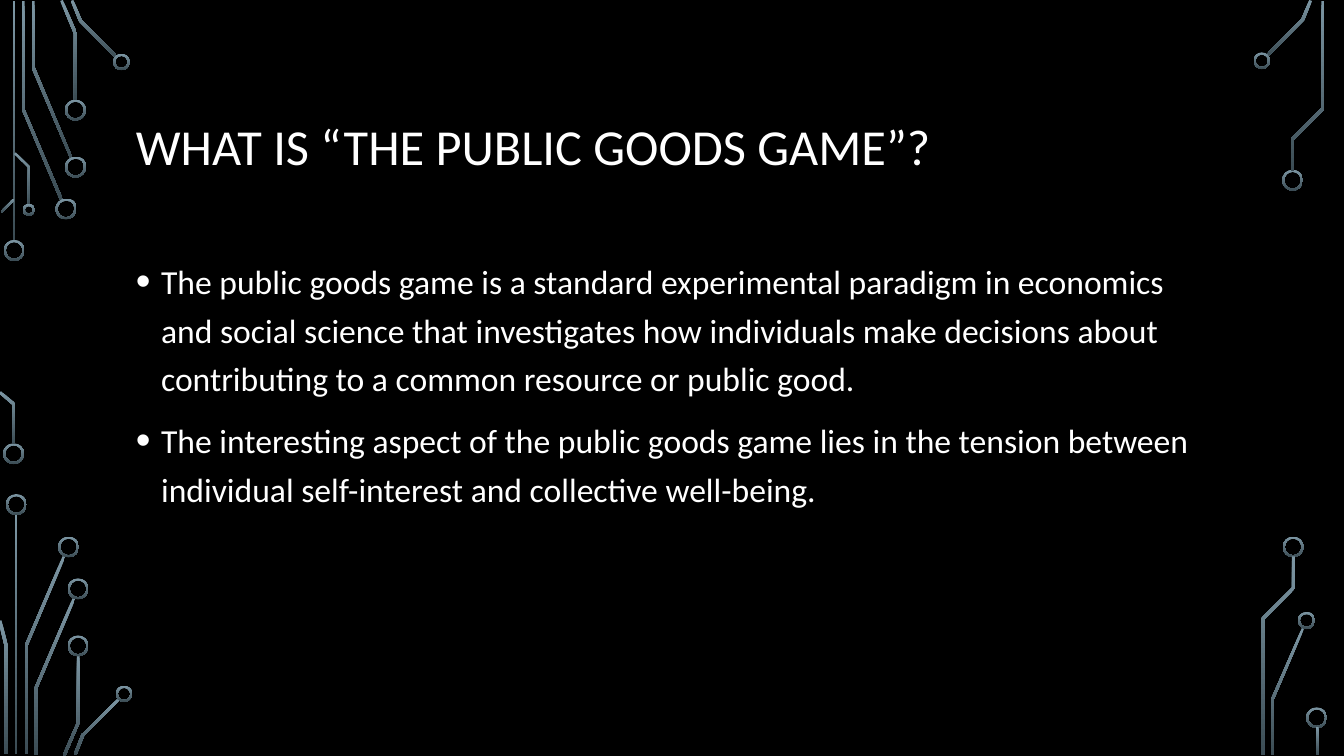
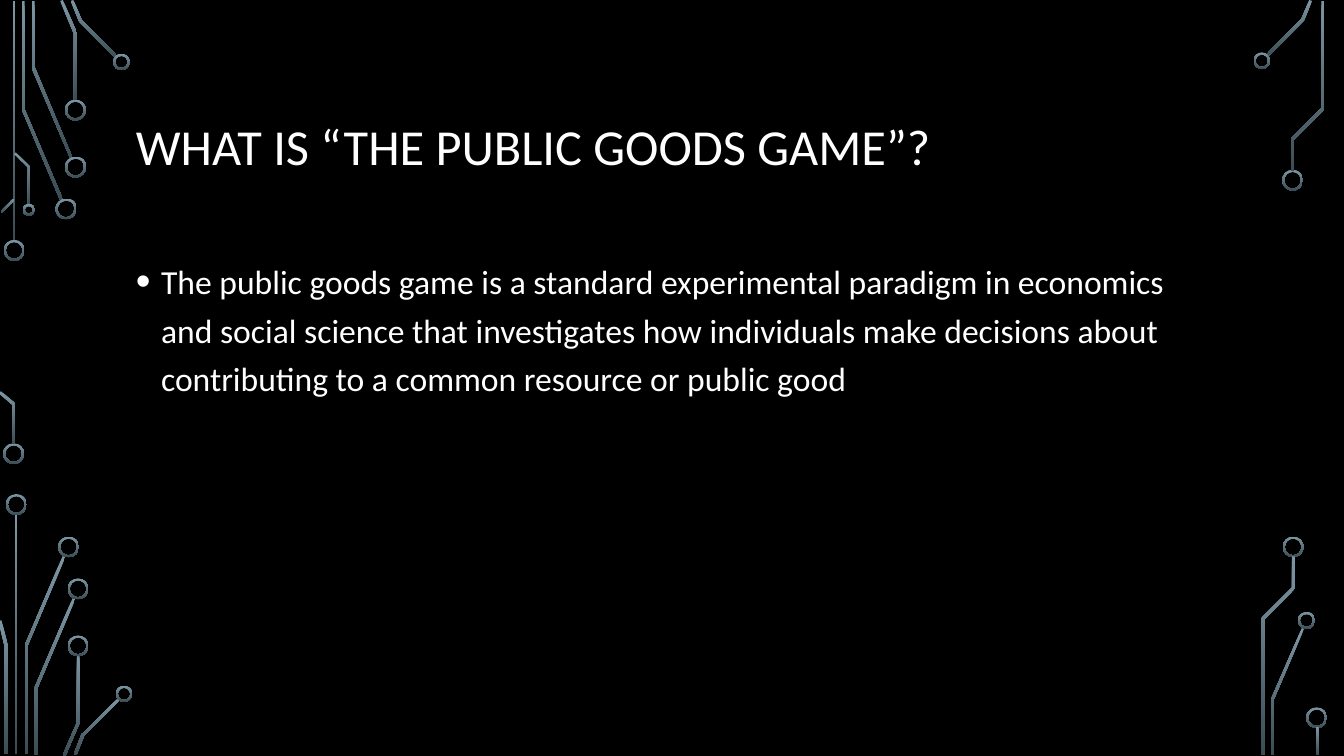
Before and after one commit to andreavale98/Netlogo-Public-Goods, a slide deck: slide 3 of Reward and cooperation in the spatial public goods.pptx. Drawn at 1344x756 pixels with LibreOffice and Linux fonts; fonts in the diff are those of the drawing; background and template pictures are left out. Boxes give left, top, right and bottom in pixels: in the first picture for what was removed or moved away, otherwise in the second. Text is boxed around its words. In the diff, an @@ line names an element or a change of style, - is before the commit and + after.

Commit message:
updated PPT

```diff
--- a/Reward and cooperation in the spatial public goods.pptx
+++ b/Reward and cooperation in the spatial public goods.pptx
@@ text at [161, 270, 1164, 397]: text changed @@
-• The public goods game is a standard experimental paradigm in economics and social science that investigates how individuals make decisions about contributing to a common resource or public good.
-• The interesting aspect of the public goods game lies in the tension between individual self-interest and collective well-being.
+• The public goods game is a standard experimental paradigm in economics and social science that investigates how individuals make decisions about contributing to a common resource or public good
```
Also in this commit, not shown: 3 other slides changed.
